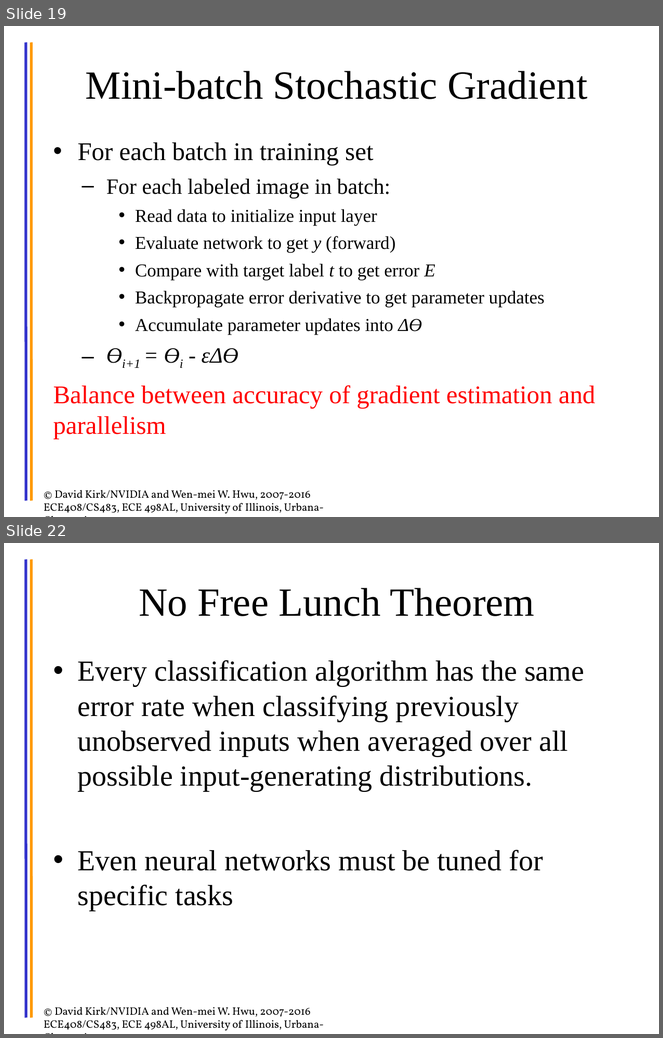
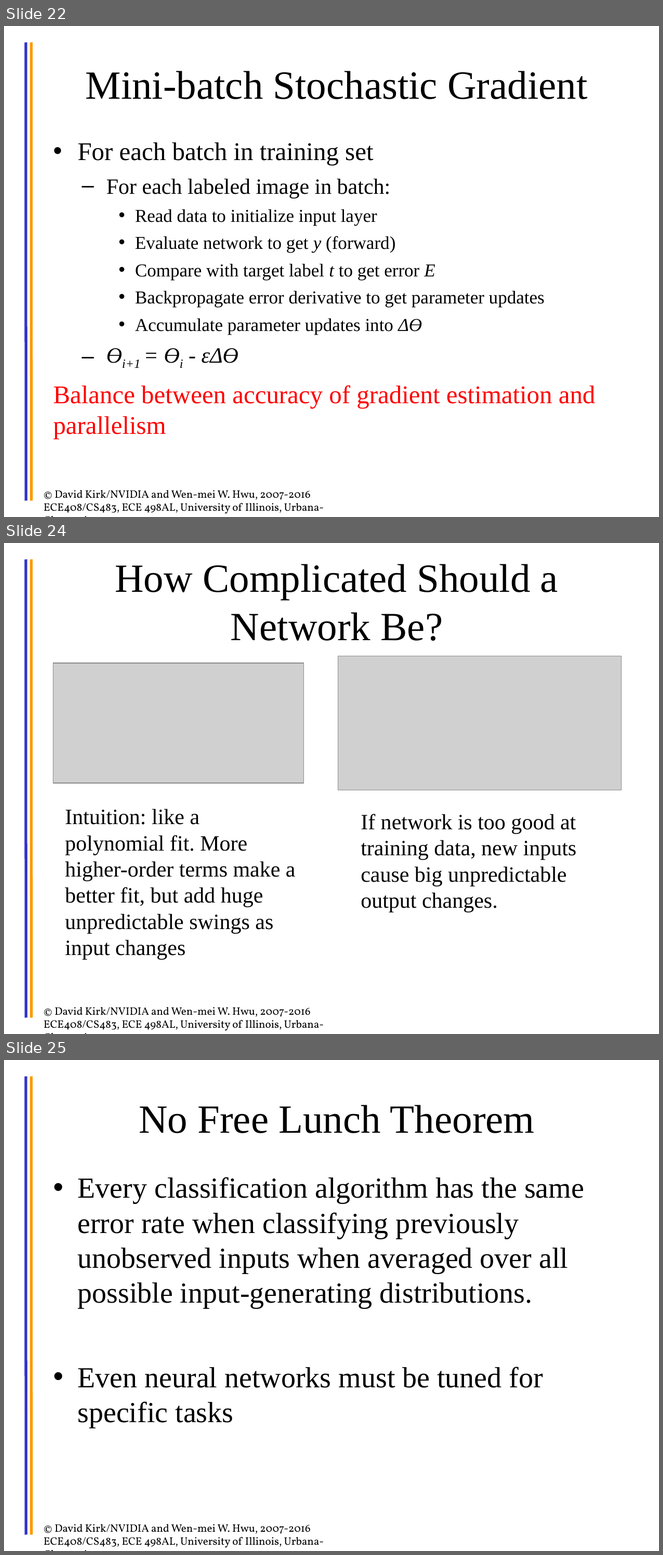
Before and after one commit to cwpearson/hugo-cwpearson, a slide deck: static/pptx/2017FA_ECE408_dl02_FF-Gradient.pptx. Shown one above the other, each under a label of ours: slides 19 and 22 before the commit, slides 22, 24 and 25 after it; the slides between them are not shown. The pictures are 663x1038 and 663x1555 pixels, drawn with LibreOffice and Linux fonts; fonts in the diff are those of the drawing; grey boxes stand for pictures. Boxes give left, top, right and bottom in pixels: in the first picture for what was removed or moved away, otherwise in the second. Text is boxed around its words. In the diff, an @@ line names an element or a change of style, - is before the commit and + after.

```diff
--- a/static/pptx/2017FA_ECE408_dl02_FF-Gradient.pptx
+++ b/static/pptx/2017FA_ECE408_dl02_FF-Gradient.pptx
@@ slide 24 added at [4, 543, 659, 1034], background #FFFFFF; not listed: 3 template elements that a slide beside it also shows @@
@@ title added at [115, 564, 558, 641], 44 pt, text #000000 @@
+How Complicated Should a Network Be?
@@ picture added at [53, 663, 304, 783] @@
@@ picture added at [338, 656, 622, 790] @@
@@ text added at [65, 809, 296, 960], 24 pt, text #000000 @@
+Intuition: like a polynomial fit. More higher-order terms make a better fit, but add huge unpredictable swings as input changes
@@ text added at [361, 814, 577, 913], 24 pt, text #000000 @@
+If network is too good at training data, new inputs cause big unpredictable output changes.
@@ what was slide 19 is now slide 22 @@
@@ what was slide 22 is now slide 25 @@
```
Also in this commit, not shown: 7 slides changed, 3 other slides added, 1 slide removed, 4 other files.
